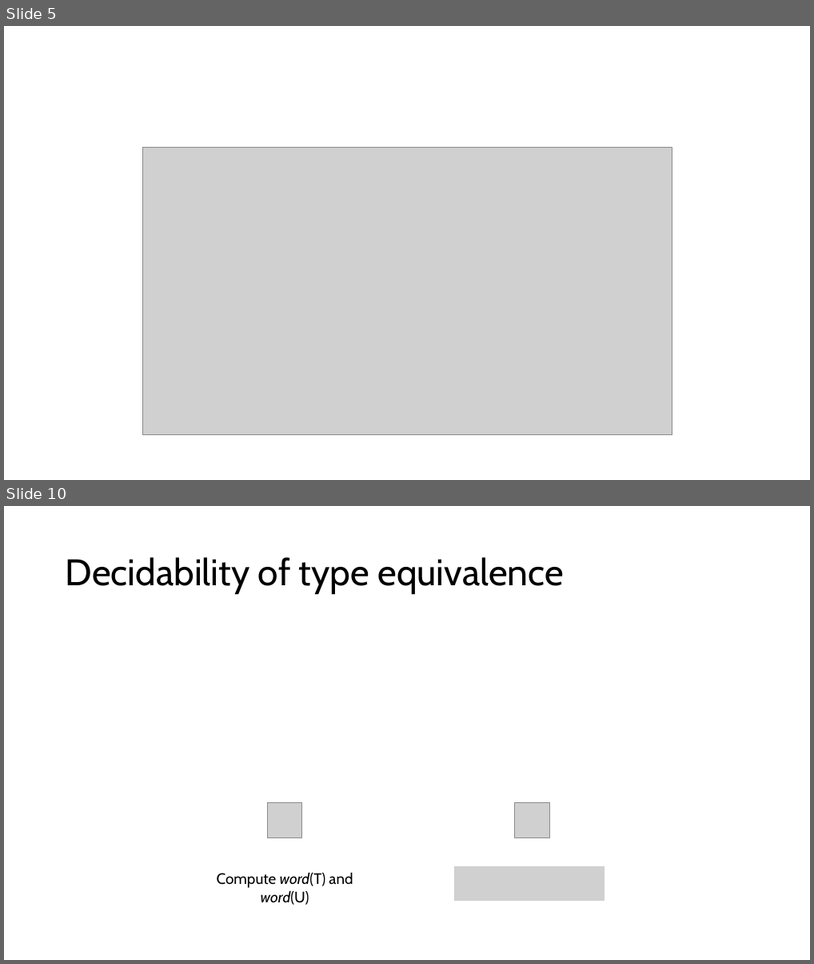
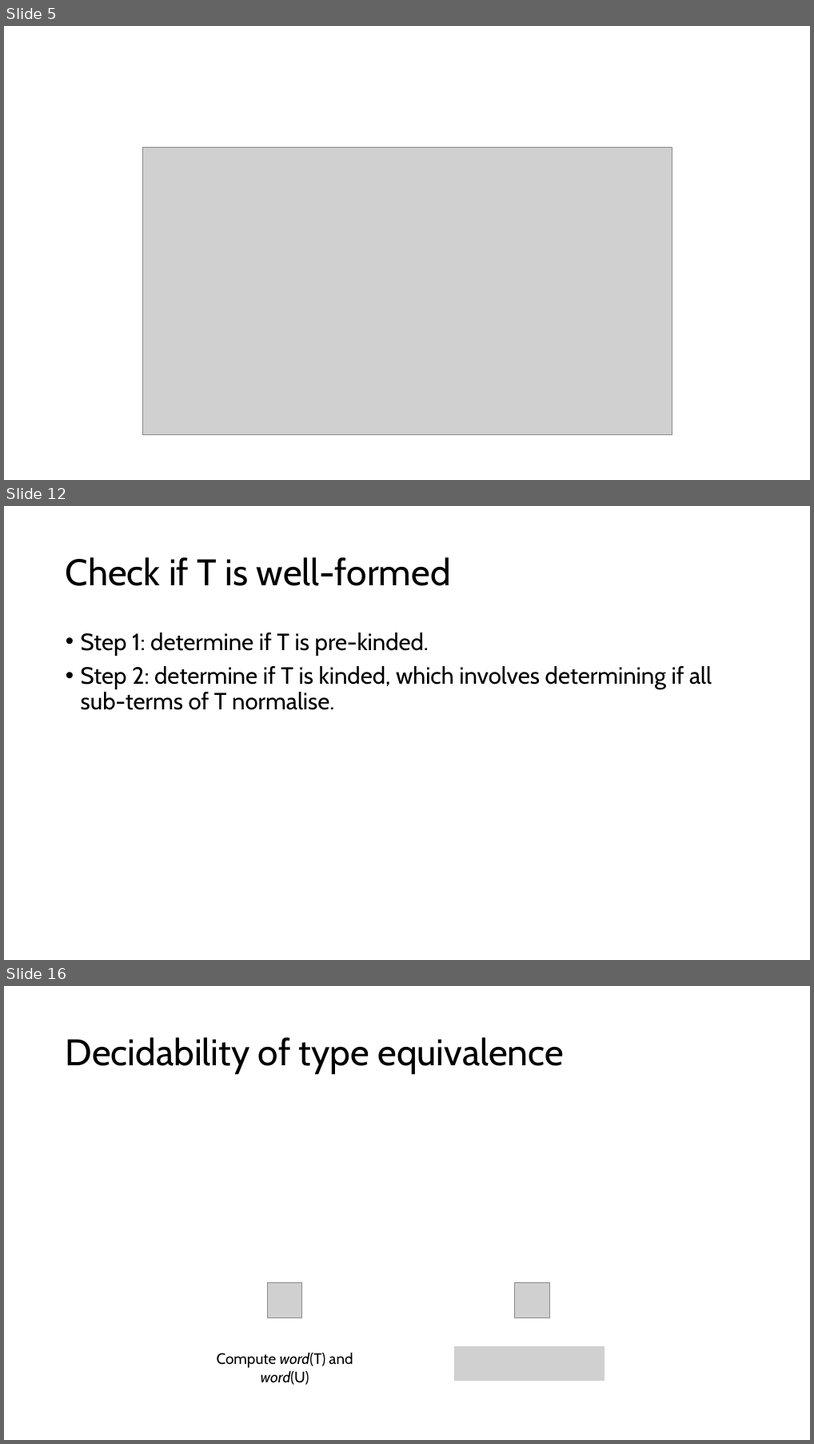
Before and after one commit to inesgarciaslopes/type-operators, a slide deck: latex/Inforum/slides/presentation.pptx. Shown one above the other, each under a label of ours: slides 5 and 10 before the commit, slides 5, 12 and 16 after it; the slides between them are not shown. The pictures are 814x964 and 814x1444 pixels, drawn with LibreOffice and Linux fonts; fonts in the diff are those of the drawing; grey boxes stand for pictures. Boxes give left, top, right and bottom in pixels: in the first picture for what was removed or moved away, otherwise in the second. Text is boxed around its words. In the diff, an @@ line names an element or a change of style, - is before the commit and + after.

```diff
--- a/latex/Inforum/slides/presentation.pptx
+++ b/latex/Inforum/slides/presentation.pptx
@@ slide 12 added at (x1=4, y1=506, x2=810, y2=960), background #FFFFFF @@
@@ title added at (x1=66, y1=557, x2=451, y2=586), 44 pt, text #000000 @@
+Check if T is well-formed
@@ text added at (x1=81, y1=632, x2=712, y2=710), 28 pt, text #000000 @@
+• Step 1: determine if T is pre-kinded.
+• Step 2: determine if T is kinded, which involves determining if all sub-terms of T normalise.
@@ what was slide 10 is now slide 16 @@
```
Also in this commit, not shown: 3 slides changed, 8 other slides added, 3 slides removed.
